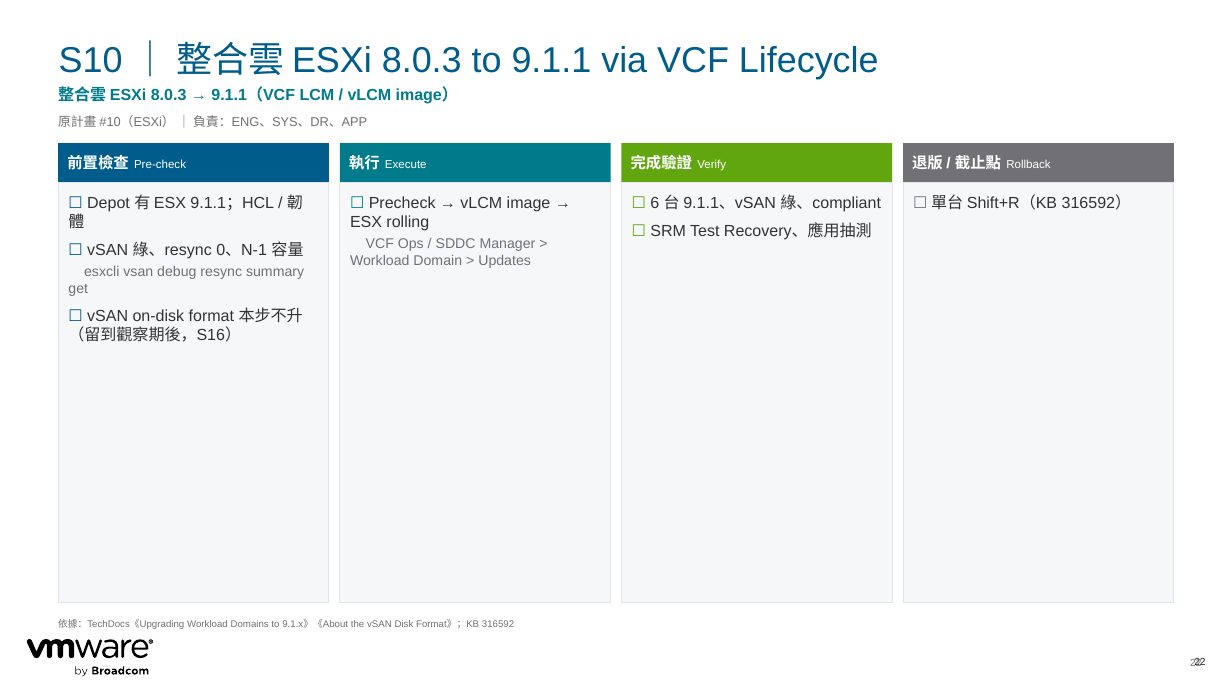
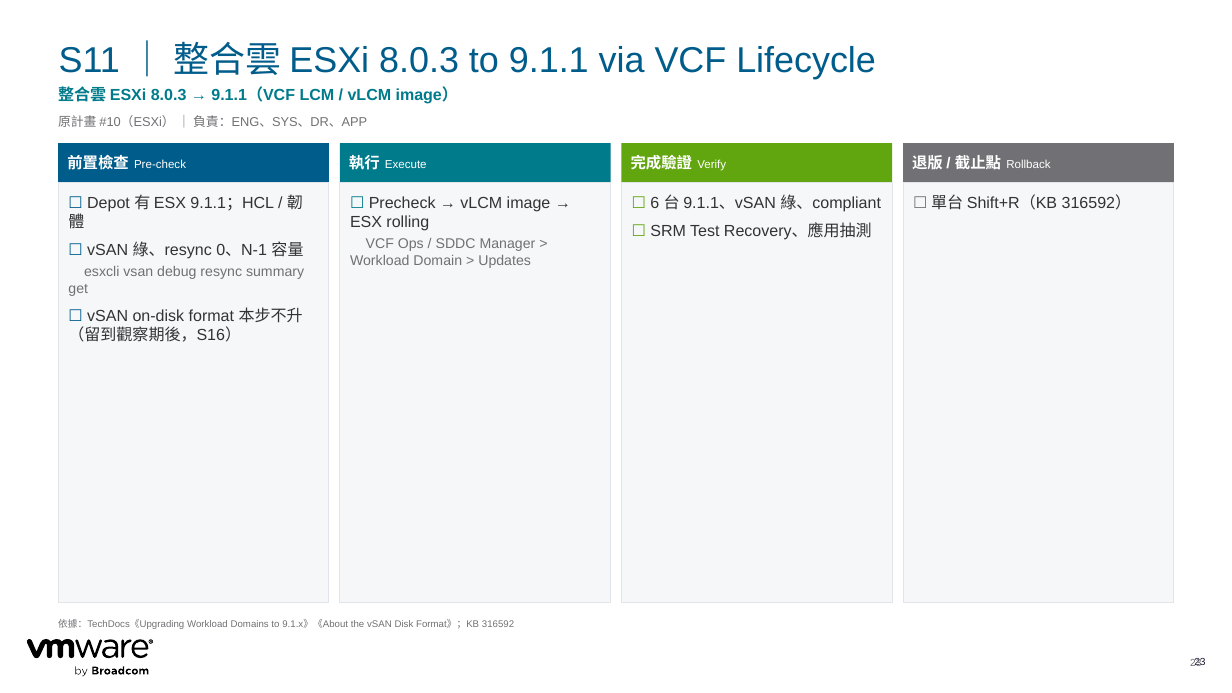
Before and after one commit to kostenyang/cc-vcf911-plan, a slide deck: slide 23 of out/CTBC_VCF911_Converge_Import_Plan.pptx (slide 22 before the commit). Drawn at 1232x693 pixels with LibreOffice and Linux fonts; fonts in the diff are those of the drawing. Boxes give left, top, right and bottom in pixels: in the first picture for what was removed or moved away, otherwise in the second. Text is boxed around its words. In the diff, an @@ line names an element or a change of style, - is before the commit and + after.

```diff
--- a/out/CTBC_VCF911_Converge_Import_Plan.pptx
+++ b/out/CTBC_VCF911_Converge_Import_Plan.pptx
@@ title at (59, 41, 876, 79): text changed @@
-S10 ｜ 整合雲 ESXi 8.0.3 to 9.1.1 via VCF Lifecycle
+S11 ｜ 整合雲 ESXi 8.0.3 to 9.1.1 via VCF Lifecycle
```
Also in this commit, not shown: 21 other slides changed, 5 other files.
